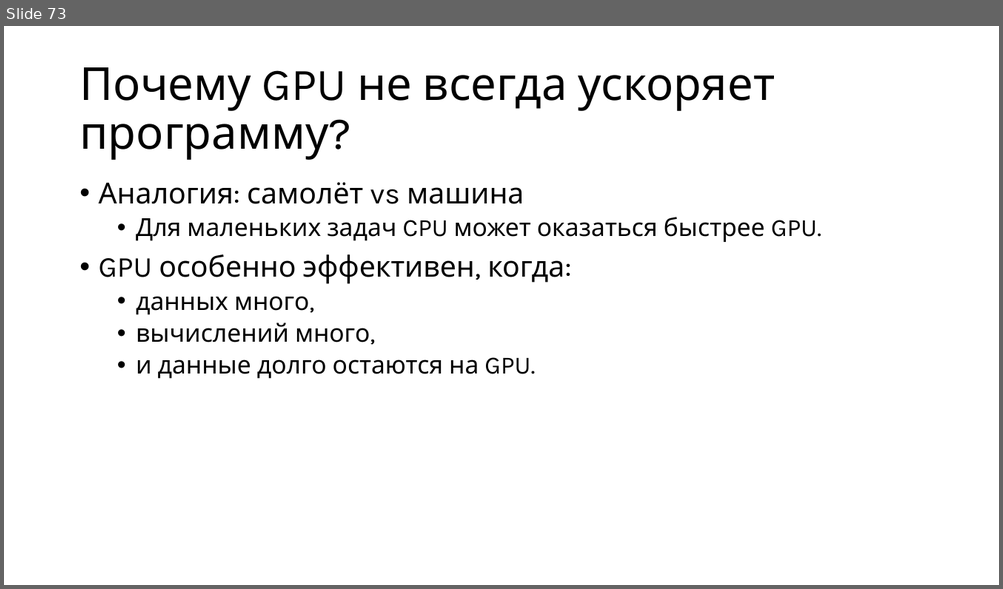
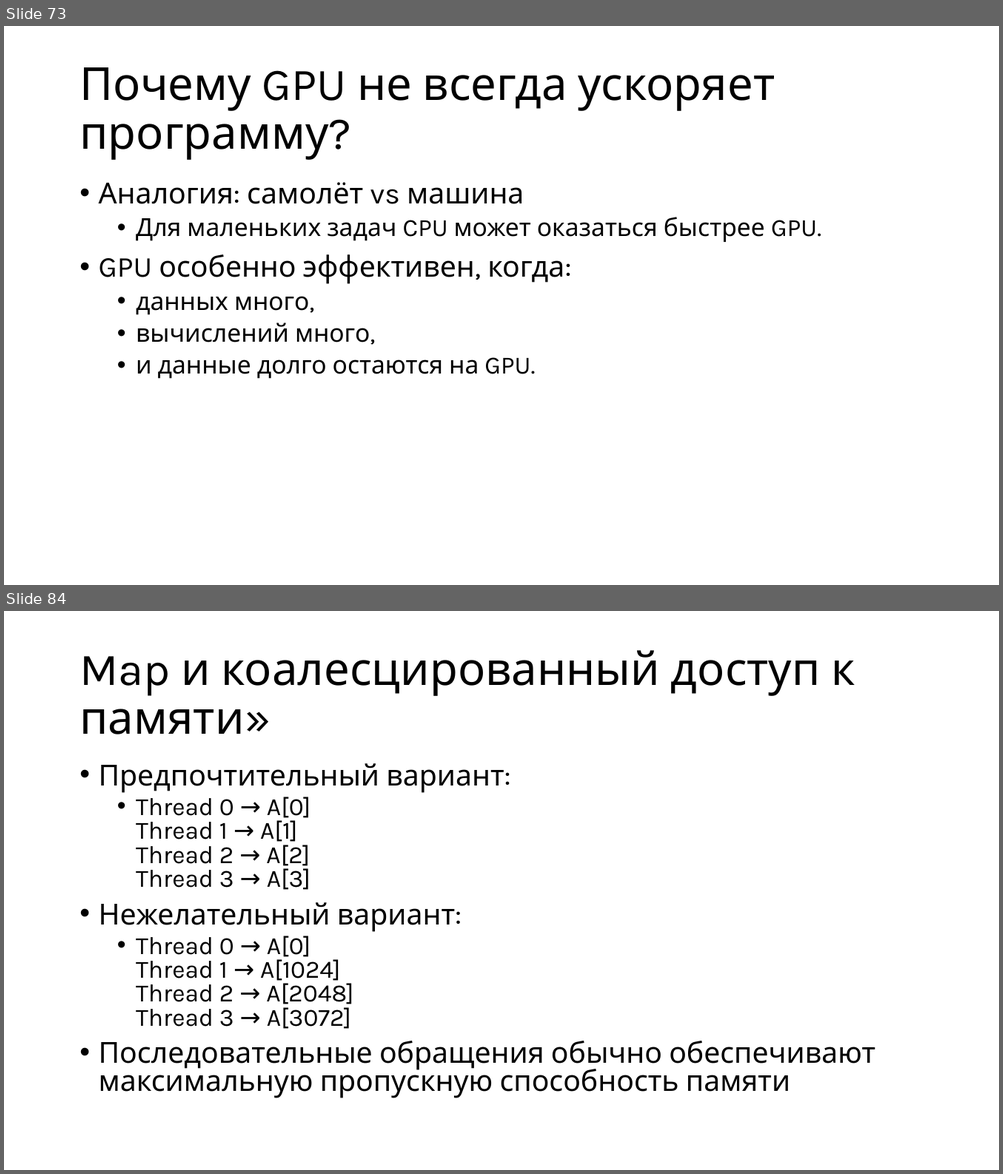
Before and after one commit to alexey-malov/pc, a slide deck: lectures/13/Open CL.pptx. Shown one above the other, each under a label of ours: slide 73 before the commit, slides 73 and 84 after it; the slides between them are not shown. The pictures are 1003x589 and 1003x1174 pixels, drawn with LibreOffice and Linux fonts; fonts in the diff are those of the drawing. Boxes give left, top, right and bottom in pixels: in the first picture for what was removed or moved away, otherwise in the second. Text is boxed around its words. In the diff, an @@ line names an element or a change of style, - is before the commit and + after.

```diff
--- a/lectures/13/Open CL.pptx
+++ b/lectures/13/Open CL.pptx
@@ slide 84 added at (x1=4, y1=611, x2=999, y2=1170), background #FFFFFF @@
@@ title added at (x1=79, y1=650, x2=855, y2=735), 44 pt, text #000000 @@
+Map и коалесцированный доступ к памяти»
@@ text added at (x1=99, y1=763, x2=875, y2=1099), 28 pt, text #000000 @@
+• Предпочтительный вариант:
+  • Thread 0 → A[0]
+    Thread 1 → A[1]
+    Thread 2 → A[2]
+    Thread 3 → A[3]
+• Нежелательный вариант:
+  • Thread 0 → A[0]
+    Thread 1 → A[1024]
+    Thread 2 → A[2048]
+    Thread 3 → A[3072]
+• Последовательные обращения обычно обеспечивают максимальную пропускную способность памяти
```
Also in this commit, not shown: 81 other slides added.
